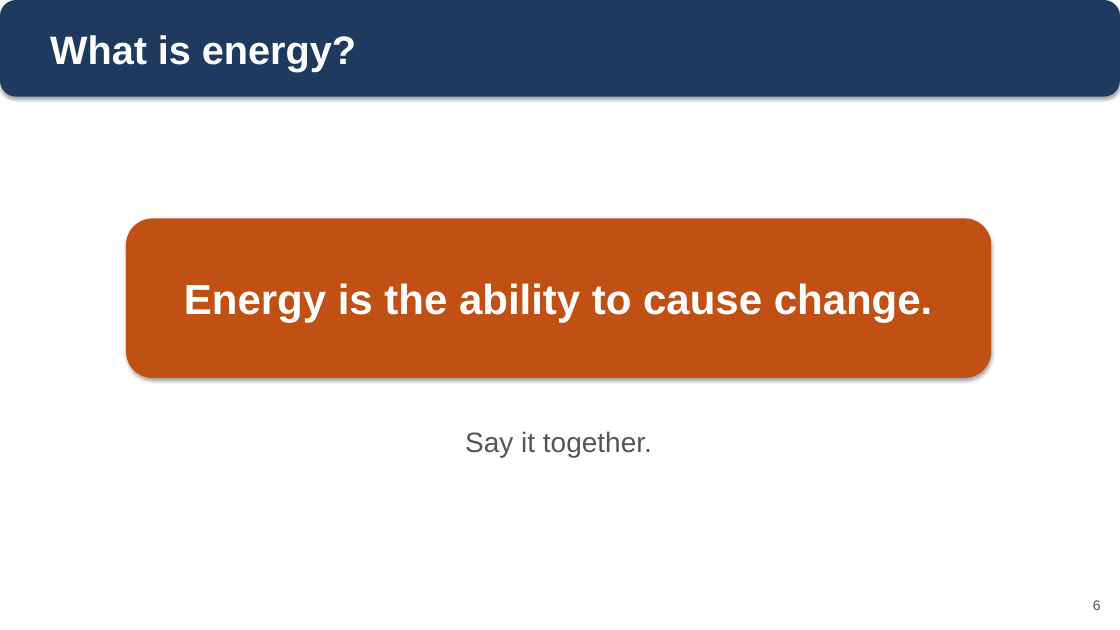
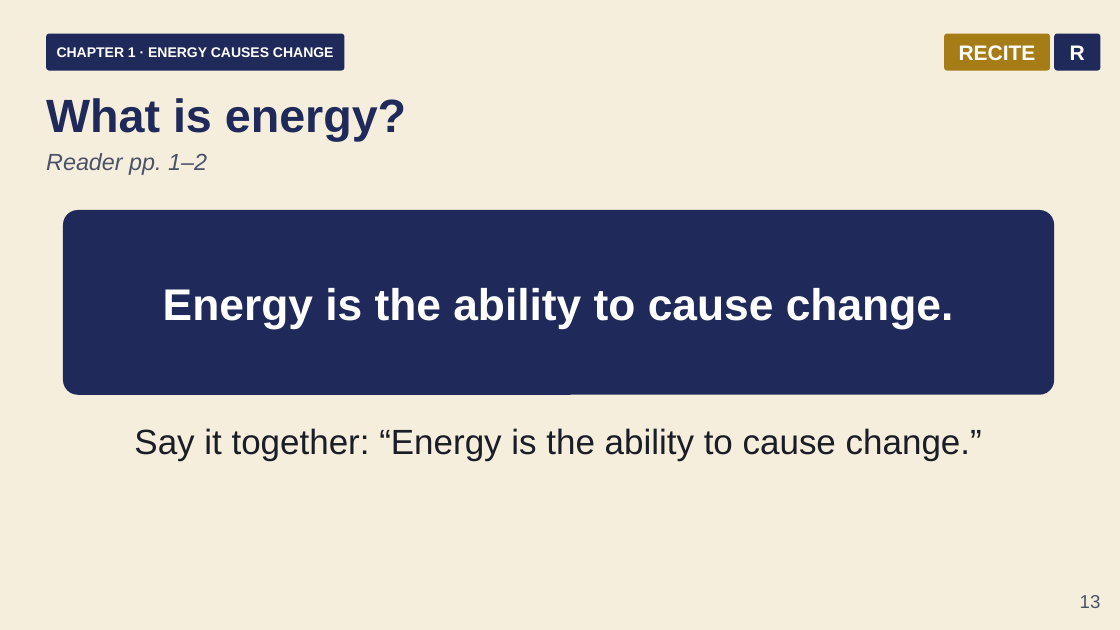
Before and after one commit to owenreagan-cyber/grade-4-energy-transfer-transformation, a slide deck: slide 13 of production/slides/01-ch1-energy-causes-change-slides.pptx (slide 6 before the commit). Drawn at 1120x630 pixels with LibreOffice and Linux fonts; fonts in the diff are those of the drawing. Boxes give left, top, right and bottom in pixels: in the first picture for what was removed or moved away, otherwise in the second. Text is boxed around its words. In the diff, an @@ line names an element or a change of style, - is before the commit and + after.

Commit message:
Build Chapter 1 gold-standard slideshow and sync playbook

```diff
--- a/production/slides/01-ch1-energy-causes-change-slides.pptx
+++ b/production/slides/01-ch1-energy-causes-change-slides.pptx
@@ rounded rectangle removed at (0,0,1120,97) @@
@@ rectangle added at (0,0,1120,630), fill #F5EEDC @@
@@ rounded rectangle added at (46,34,344,71), fill #1F2A5A, 12 pt, text #FFFFFF, bold @@
+CHAPTER 1 · ENERGY CAUSES CHANGE
@@ rounded rectangle added at (944,34,1050,71), fill #A67C16, 18 pt, text #FFFFFF, bold @@
+RECITE
@@ rounded rectangle added at (1054,34,1101,71), fill #1F2A5A, 18 pt, text #FFFFFF, bold @@
+R
@@ text "What is energy?": place and size @@
-text "What is energy?" at (50,35,356,72)
+text "What is energy?" at (46,98,406,141)
@@ text "What is energy?" at (46,98,406,141): size 34 to 40 pt, text colour #FFFFFF to #1F2A5A; more space between paragraphs; vertical alignment middle to top @@
@@ text added at (46,153,207,175), 20 pt, text #4A5268, italic @@
+Reader pp. 1–2
@@ rounded rectangle added at (63,210,1054,395), fill #1F2A5A @@
@@ text "Energy is the ability to ...": place and size @@
-text "Energy is the ability to ..." at (126,218,991,378)
+text "Energy is the ability to ..." at (163,288,954,328)
@@ text "Energy is the ability to ..." at (163,288,954,328): size 36 to 38 pt; more space between paragraphs; fill #C05014 to none; shadow off @@
@@ text at (134,428,982,461): text changed; size 24 to 30 pt; text colour #555555 to #1A1D26 @@
-Say it together.
+Say it together: “Energy is the ability to cause change.”
@@ text added at (1080,595,1101,608), 16 pt, text #4A5268 @@
+13
@@ text removed at (1093,600,1101,610) @@
-6
```
Also in this commit, not shown: 3 other slides changed, 41 slides added, 22 slides removed, 59 other files.
